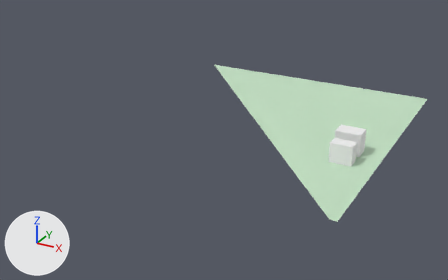
A saved change to the glTF model white-model-six-districts/chunks/139_115_mid.glb.
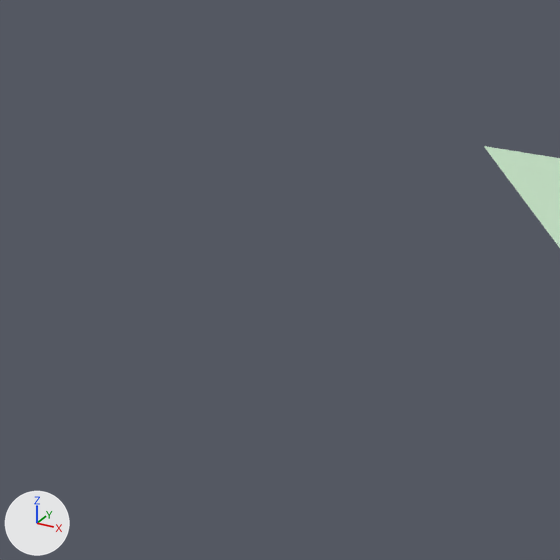
Old and new are each drawn whole from a 50 mm camera at (10084.0, -6992.0, 171.0) aimed at (9870.0, -6603.0, -24.0) and again close up on the part from 0% to 55% of the width and 0% to 88% of the height. Arrows for +X, +Y and +Z are at lower left; the lights stay in place. The last two pictures show the newer version. Vertices at exactly the same position are counted once.
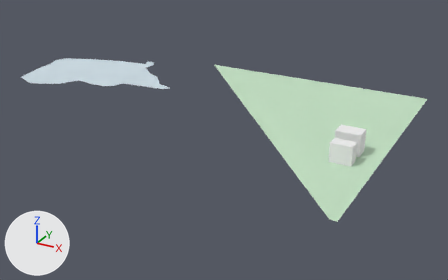
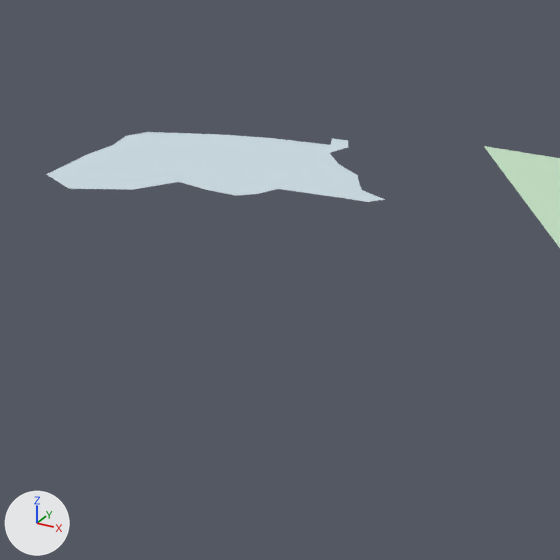
Boxes (x1, y1, x2, y2) around the edits, measured in the close-ups (560 x 560 px):
'Mesh_0', reshaped: before (484, 146, 560, 248); after (47, 132, 560, 248)
part 1 of me_mesh_0, added: after (47, 132, 385, 202)

The change, as a list of edits to the scene's bpy script:
```text
Change me_mesh_0:
    used by ob_mesh_0; location = (0.0, 0.0, 0.0)
    remove me_mesh_0.from_pydata(...)  # 20 vertices, 22 faces; spans x 9802.0..10000.0, y -6716.0..-6500.0, z 0.0..16.0
    add me_mesh_0.from_pydata(...)  # 46 vertices, 46 faces; spans x 9661.0..10000.0, y -6716.0..-6500.0, z 0.0..16.0
    me_mesh_0 part 1: a new loose piece of 26 vertices spanning x 9661.0..9804.0, y -6625.0..-6521.0, z 0.0, in mat_material_0
```
